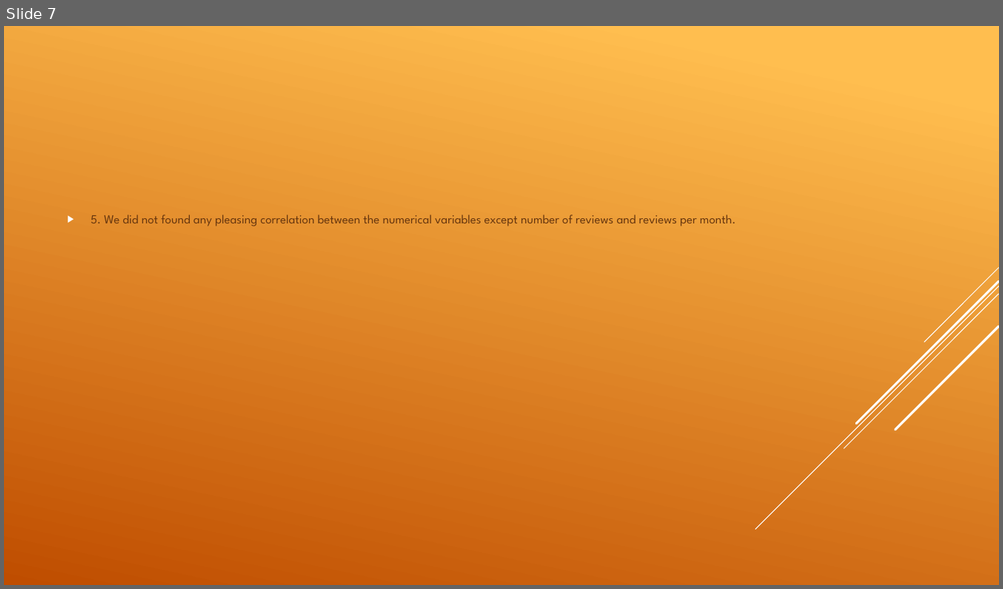
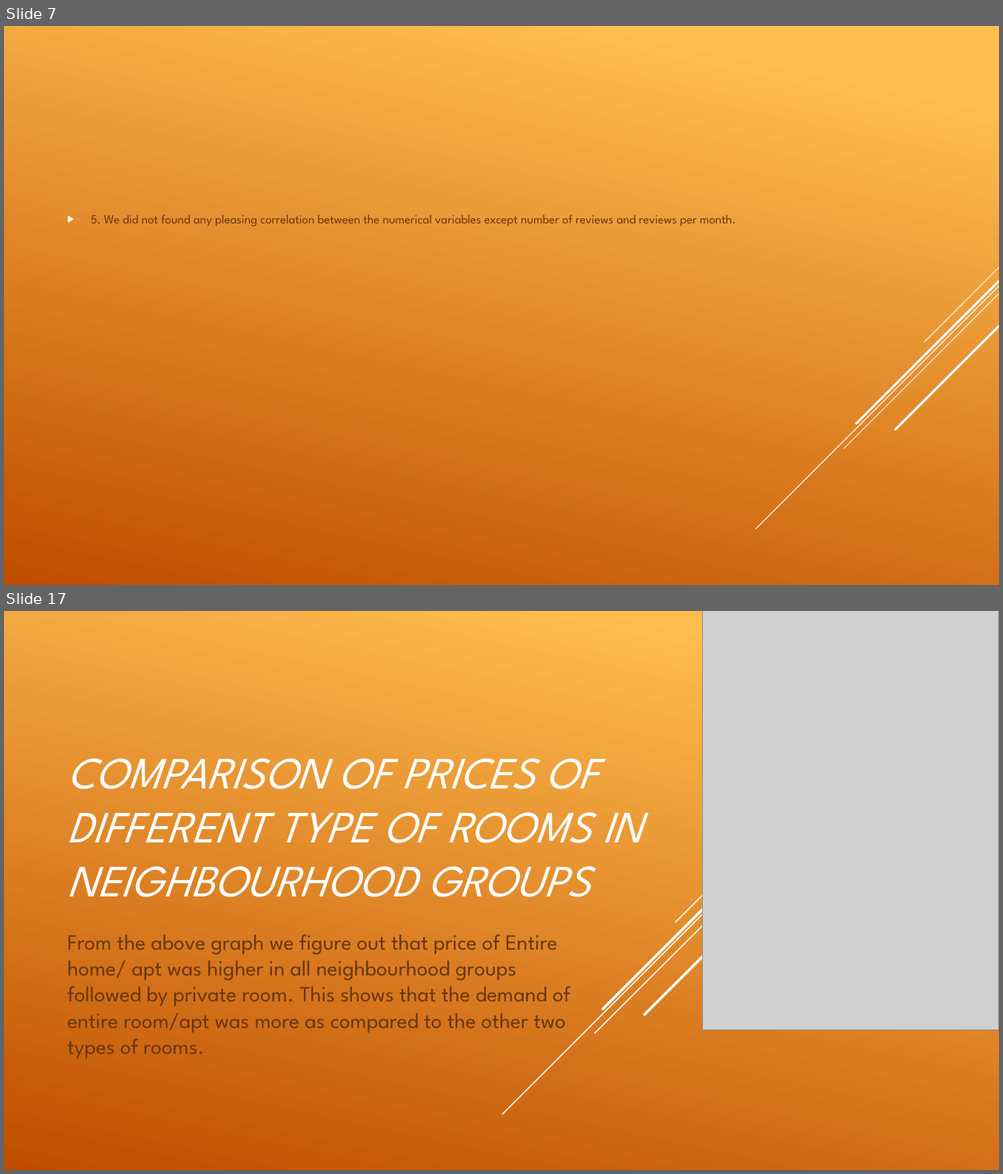
Before and after one commit to Sandipan0303/Airbnb-Analysis, a slide deck: EDA CAPSTONE PROJECT.pptx. Shown one above the other, each under a label of ours: slide 7 before the commit, slides 7 and 17 after it; the slides between them are not shown. The pictures are 1003x589 and 1003x1174 pixels, drawn with LibreOffice and Linux fonts; fonts in the diff are those of the drawing; grey boxes stand for pictures. Boxes give left, top, right and bottom in pixels: in the first picture for what was removed or moved away, otherwise in the second. Text is boxed around its words. In the diff, an @@ line names an element or a change of style, - is before the commit and + after.

```diff
--- a/EDA CAPSTONE PROJECT.pptx
+++ b/EDA CAPSTONE PROJECT.pptx
@@ slide 17 added at (x1=4, y1=611, x2=999, y2=1170), background gradient #FFBF50 to #C04D00 @@
@@ line added from (999, 618) to (503, 1115), #FFFFFF 1 pt @@
@@ line added from (999, 629) to (595, 1034), #FFFFFF 1 pt @@
@@ line added from (999, 614) to (603, 1009), #FFFFFF 2.5 pt @@
@@ line added from (986, 612) to (675, 923), #FFFFFF 1 pt @@
@@ picture added at (x1=703, y1=611, x2=999, y2=1031) @@
@@ line added from (999, 661) to (644, 1015), #FFFFFF 2.5 pt @@
@@ title added at (x1=68, y1=758, x2=642, y2=897), 43.2 pt, text #FFFFFF, italic @@
+COMPARISON OF PRICES OF DIFFERENT TYPE OF ROOMS IN NEIGHBOURHOOD GROUPS
@@ subtitle added at (x1=68, y1=934, x2=570, y2=1059), 21 pt, text #68380F @@
+From the above graph we figure out that price of Entire home/ apt was higher in all neighbourhood groups followed by private room. This shows that the demand of entire room/apt was more as compared to the other two types of rooms.
```
Also in this commit, not shown: 14 other slides added.
